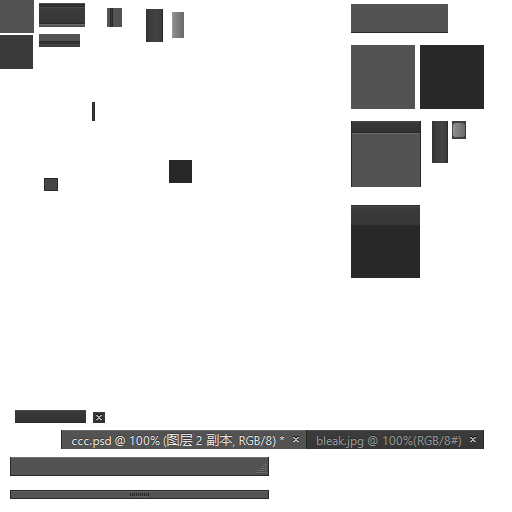
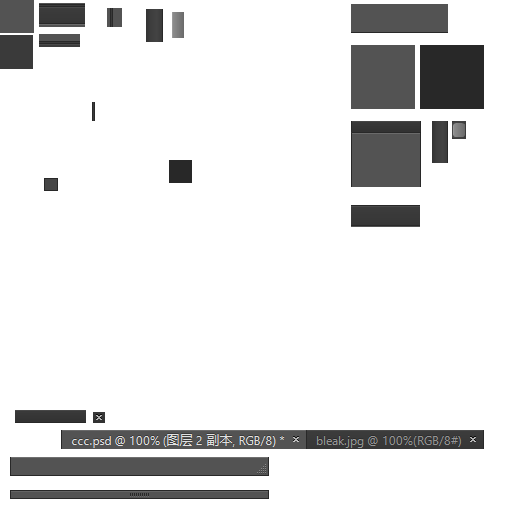
Layer changes from the first 512px x 512px image to the second:
painted on "图层 18 副本" over [351, 226, 420, 278]
added layer "图层 8" above "图层 7" over [351, 226, 420, 227]
